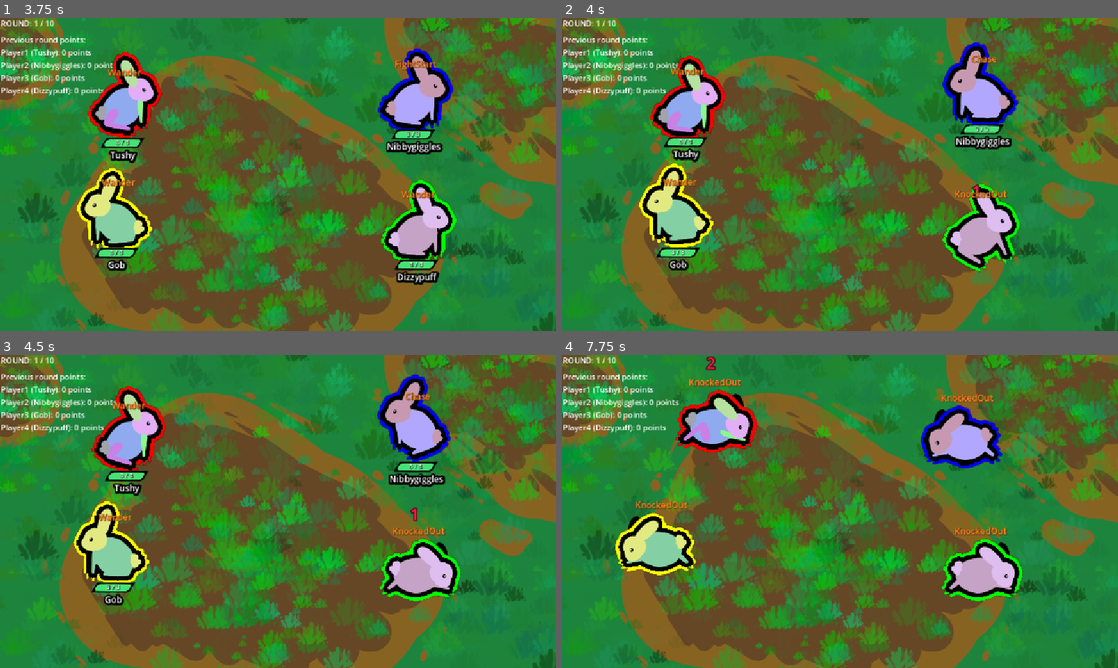
Above: before the commit, frames 1-4 (two rows, left to right).
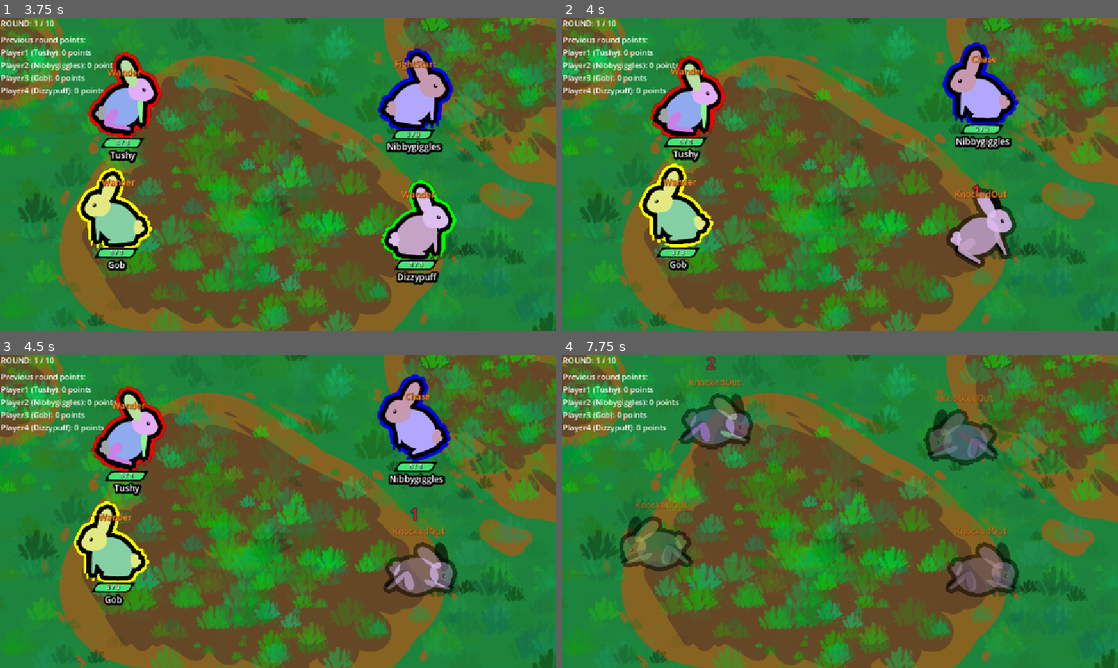
Above: after the commit, the same moments.

Repository: Galitie/tm2
Game: Godot game, scene res://test_scene.tscn
Same seed, same stepped clock (60 frames per second), same inputs: the game is played once before the commit and once after it. Sound files missing from this copy of the repository are replaced by a short silence.
Inputs (mouse positions are in pixels of both pictures, inside the frame that each line leads up to):
- Up to frame 1 (3.75 s): click (72, 68) at 0.52 s; click (72, 68) at 1.27 s; click (72, 68) at 2.02 s; tap Enter (ui_accept) at 2.75, 3.02 s; move the mouse to (400, 158) at 2.77 s; click (400, 158) at 2.92 s; move the mouse to (166, 190) at 3.52 s; click (166, 190) at 3.67 s
- Up to frame 2 (4 s): tap Enter (ui_accept) at 3.77 s
- Up to frame 3 (4.5 s): move the mouse to (333, 442) at 4.27 s; click (333, 442) at 4.42 s
- Up to frame 4 (7.75 s): move the mouse to (812, 574) at 5.02 s; click (812, 574) at 5.17 s; tap Enter (ui_accept) at 5.27, 6.02, 6.77 s; move the mouse to (1006, 558) at 5.77 s; click (1006, 558) at 5.92 s; move the mouse to (673, 464) at 6.52 s; click (673, 464) at 6.67 s; move the mouse to (867, 511) at 7.27 s; click (867, 511) at 7.42 s

Frame 1 is identical in both runs. In frame 2, 1.4% of the frame differs, in the area x 68-83%, y 53-82%; in frame 3, 2.1%; in frame 4, 9.0%, in the area x 9-83%, y 0-79%.

Commit message:
Fade out on monster knock out

Diff:
--- a/StateMachine/knocked_out.gd
+++ b/StateMachine/knocked_out.gd
@@ -18,6 +18,10 @@
 	monster.get_node("HPBar").visible = false
 	Globals.game.count_death(monster)
 	monster.name_label.hide()
+
+	get_tree().create_tween().tween_property(monster, "modulate", Color(monster.modulate, 0.5), 1.0)
+	monster.root.material.set_shader_parameter("outer_color", Color(0.0, 0.0, 0.0, 0.0))
+	monster.root.material.set_shader_parameter("line_color", Color(0.0, 0.0, 0.0, 0.5))
 
 
 	#if monster.player.death_explode:
--- a/StateMachine/upgrade.gd
+++ b/StateMachine/upgrade.gd
@@ -19,6 +19,10 @@
 
 	if monster.current_hp <= 0:
 		monster.animation_player.play("get_up")
+
+		get_tree().create_tween().tween_property(monster, "modulate", Color(monster.modulate, 1.0), 0.25)
+		monster.root.material.set_shader_parameter("outer_color", monster.player_color)
+		monster.root.material.set_shader_parameter("line_color", Color(0.0, 0.0, 0.0, 1.0))
 	else:
 		got_up = true
 		# Should be "run", but it's debatable if I should make run animations
--- a/back.gdshader
+++ b/back.gdshader
@@ -1,7 +1,5 @@
 shader_type canvas_item;
-render_mode unshaded;
 
 void fragment() {
-	vec4 texture_src = texture(TEXTURE, UV);
-	COLOR = vec4(0, 0, 0, texture_src.a);
+	COLOR = vec4(0, 0, 0, COLOR.a);
 }
